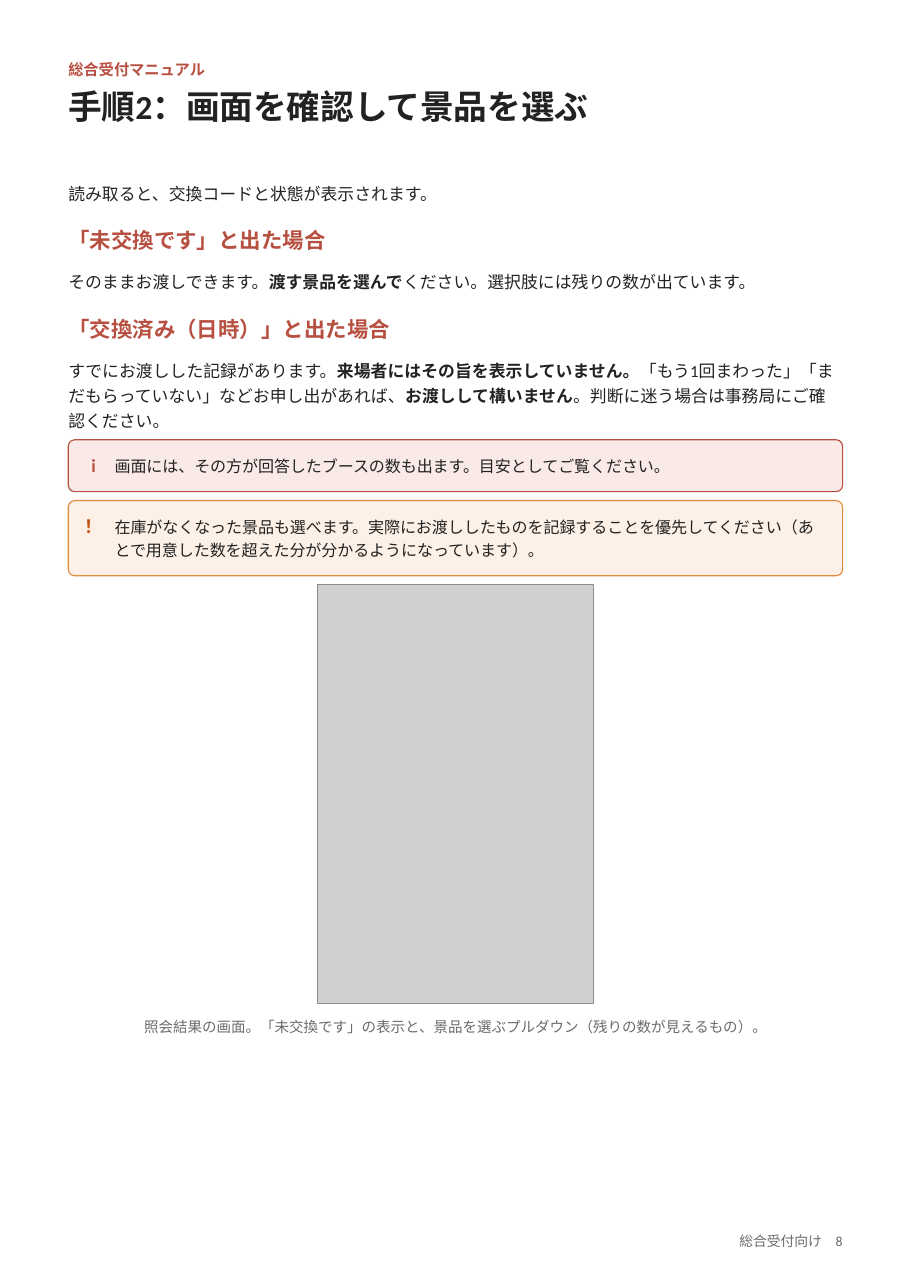
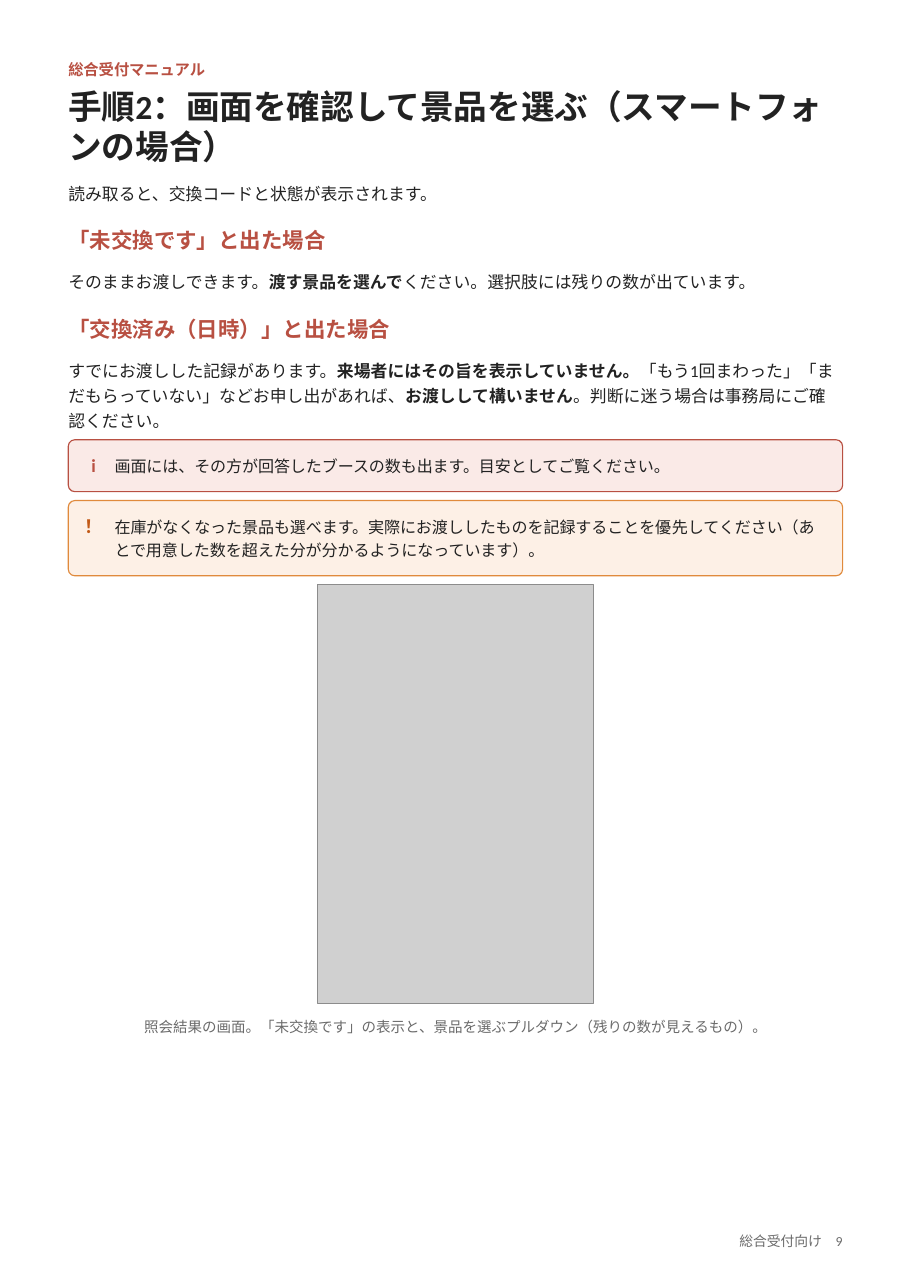
Before and after one commit to nisplus/enque, a slide deck: slide 9 of docs/manual-reception.pptx (slide 8 before the commit). Drawn at 911x1288 pixels with LibreOffice and Linux fonts; fonts in the diff are those of the drawing; grey boxes stand for pictures. Boxes give left, top, right and bottom in pixels: in the first picture for what was removed or moved away, otherwise in the second. Text is boxed around its words. In the diff, an @@ line names an element or a change of style, - is before the commit and + after.

```diff
--- a/docs/manual-reception.pptx
+++ b/docs/manual-reception.pptx
@@ text at bbox=[68, 90, 822, 163]: text changed @@
-手順2：画面を確認して景品を選ぶ
+手順2：画面を確認して景品を選ぶ（スマートフォンの場合）
@@ text at bbox=[739, 1234, 843, 1247]: text changed @@
-総合受付向け 8
+総合受付向け 9
```
Also in this commit, not shown: 10 other slides changed, 1 slide added, 10 other files.
